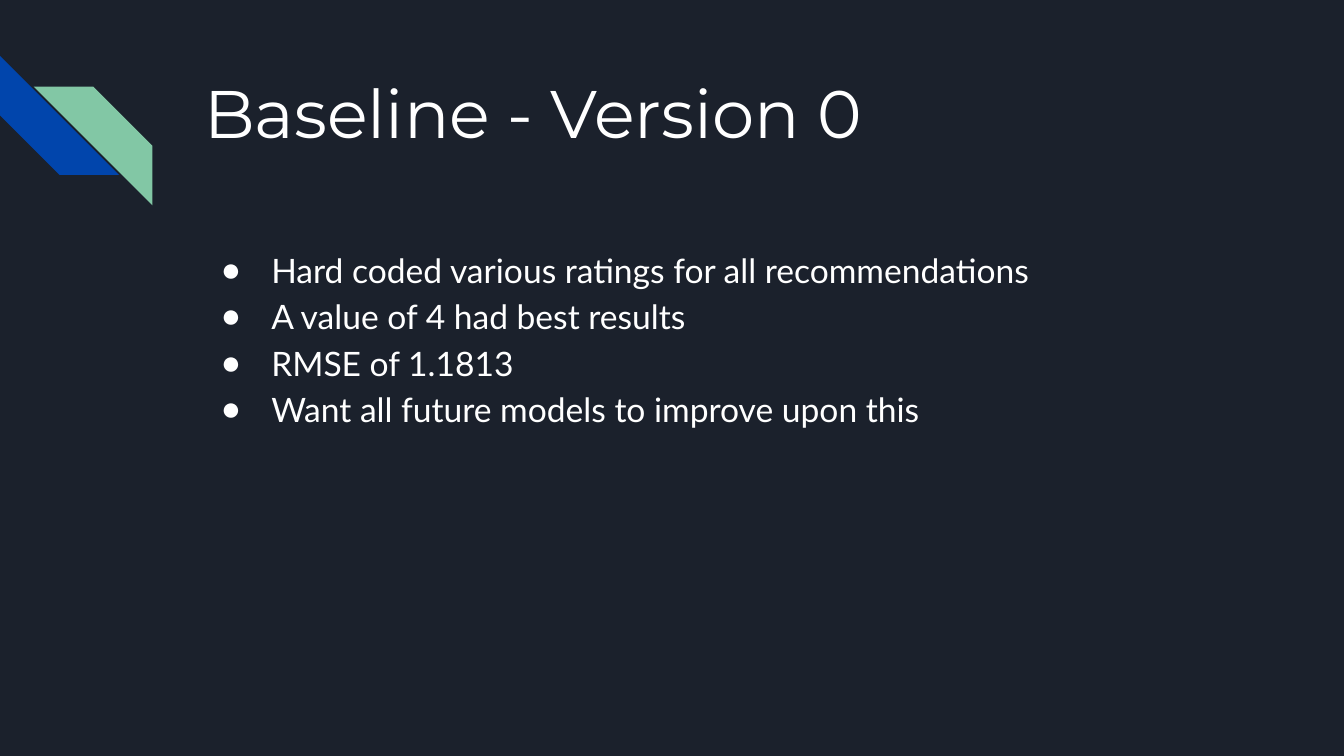
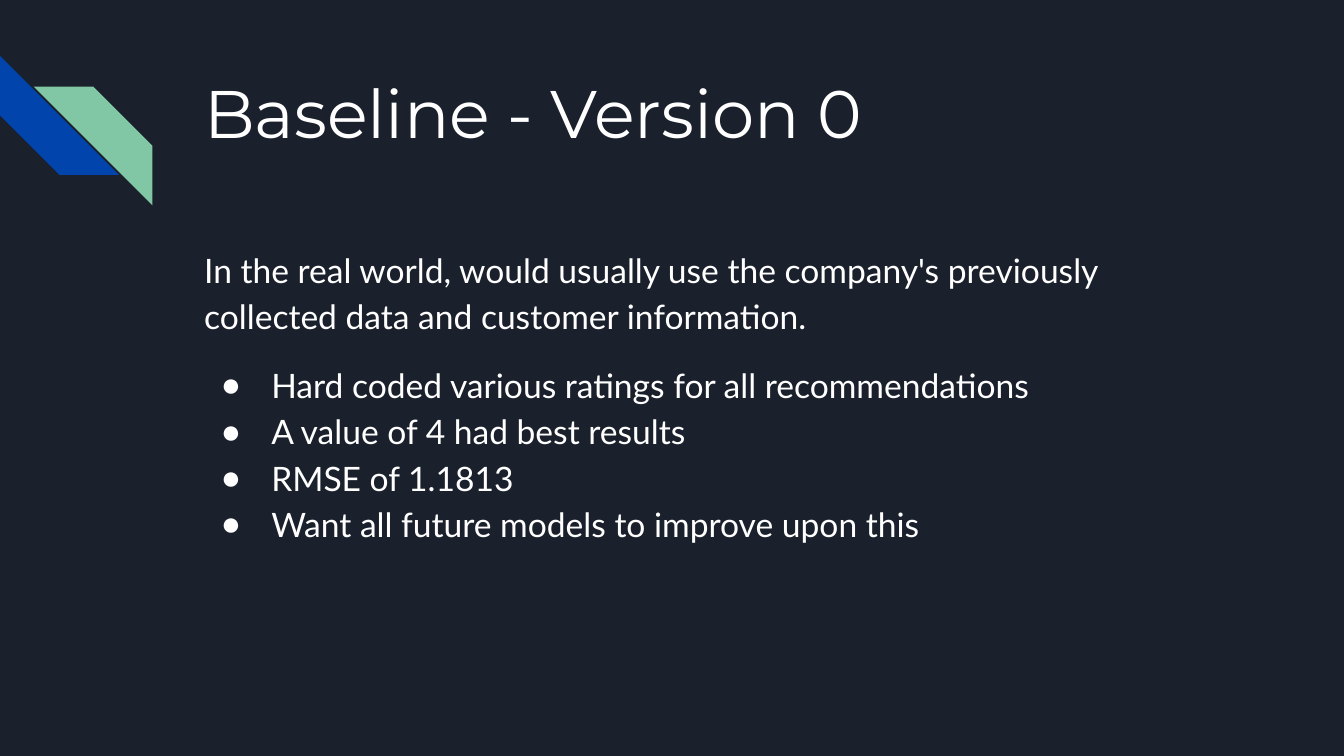
Before and after one commit to JasonCaldwellMBA/Grocery_Recommender, a slide deck: slide 10 of Grocery Recommendation System - Executive Presentation.pptx (slide 7 before the commit). Drawn at 1344x756 pixels with LibreOffice and Linux fonts; fonts in the diff are those of the drawing. Boxes give left, top, right and bottom in pixels: in the first picture for what was removed or moved away, otherwise in the second. Text is boxed around its words. In the diff, an @@ line names an element or a change of style, - is before the commit and + after.

```diff
--- a/Grocery Recommendation System - Executive Presentation.pptx
+++ b/Grocery Recommendation System - Executive Presentation.pptx
@@ text at (204,258,1099,330): paragraph added @@
+In the real world, would usually use the company's previously collected data and customer information.
@@ text at (271,373,1029,404): more space between paragraphs @@
```
Also in this commit, not shown: 8 other slides changed, 5 slides added, 1 other file.
